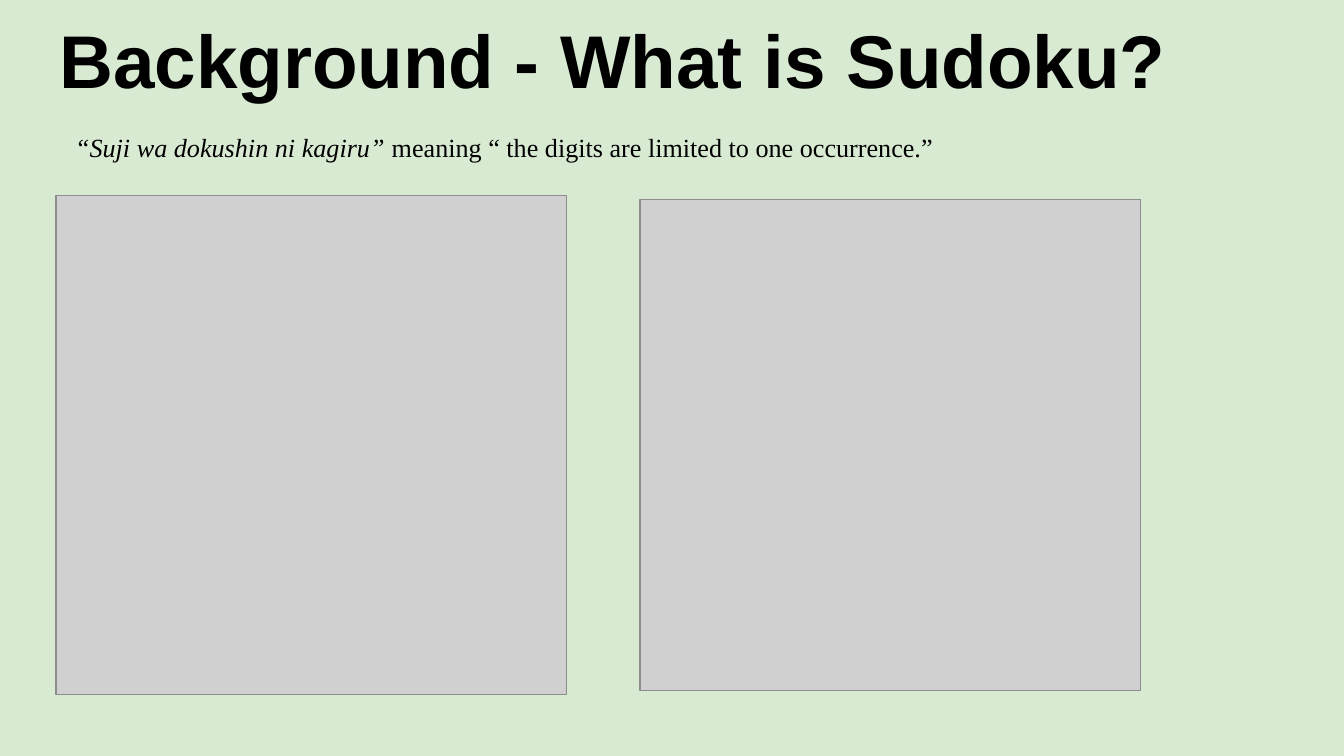
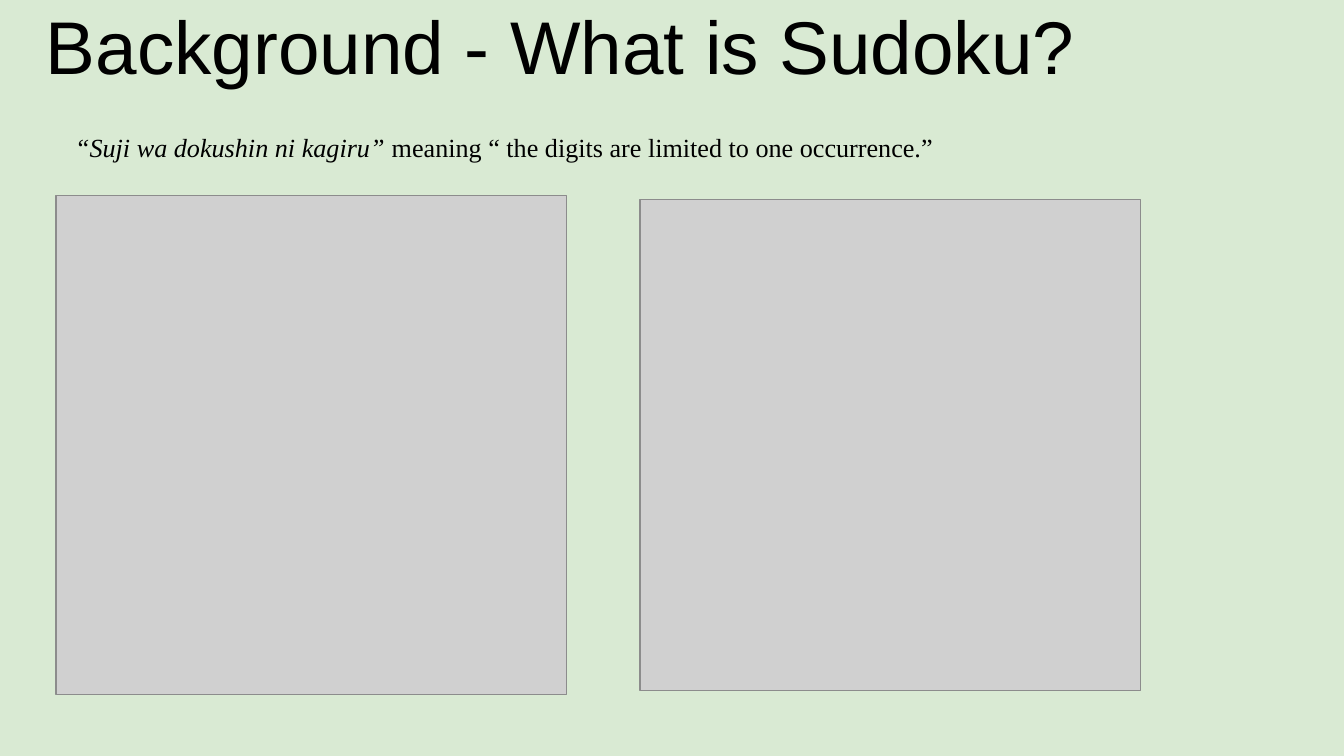
Before and after one commit to jcushing1/Example-Projects, a slide deck: slide 4 of sudoku.pptx. Drawn at 1344x756 pixels with LibreOffice and Linux fonts; fonts in the diff are those of the drawing; grey boxes stand for pictures. Boxes give left, top, right and bottom in pixels: in the first picture for what was removed or moved away, otherwise in the second. Text is boxed around its words. In the diff, an @@ line names an element or a change of style, - is before the commit and + after.

```diff
--- a/sudoku.pptx
+++ b/sudoku.pptx
@@ title "Background - What is Sudoku?" at <box>46,20,1075,88</box>: bold off @@
```
Also in this commit, not shown: 18 other slides changed.
